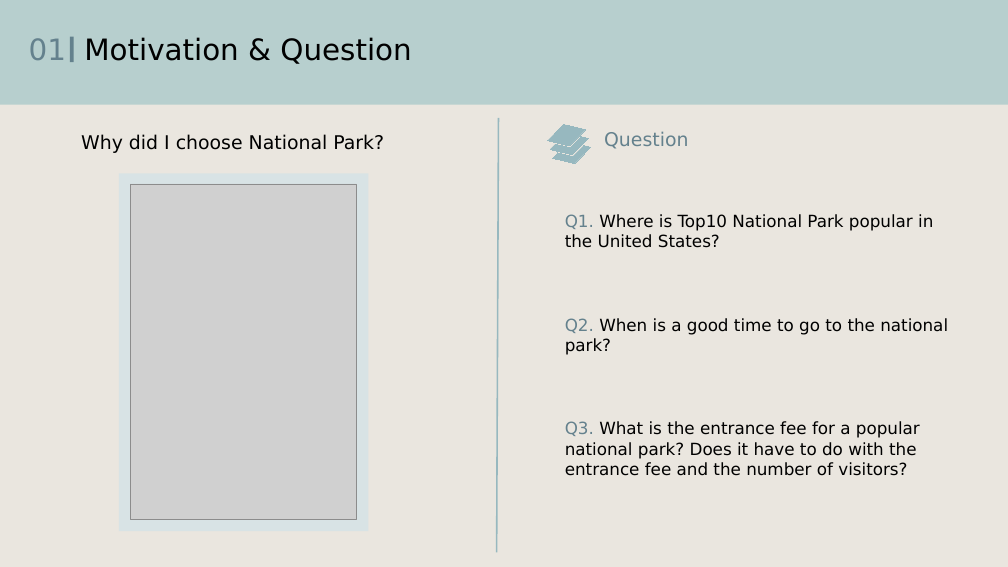
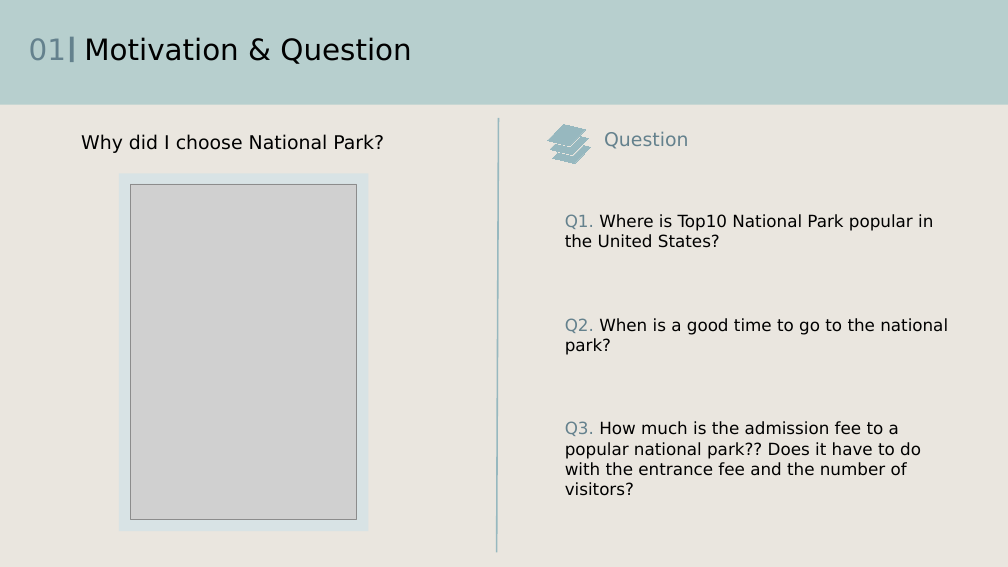
Before and after one commit to hayley01145553/WebScrapingProject, a slide deck: slide 3 of Web Scraping Project.pptx. Drawn at 1008x567 pixels with LibreOffice and Linux fonts; fonts in the diff are those of the drawing; grey boxes stand for pictures. Boxes give left, top, right and bottom in pixels: in the first picture for what was removed or moved away, otherwise in the second. Text is boxed around its words. In the diff, an @@ line names an element or a change of style, - is before the commit and + after.

```diff
--- a/Web Scraping Project.pptx
+++ b/Web Scraping Project.pptx
@@ text at [565, 421, 921, 496]: text changed @@
-Q3. What is the entrance fee for a popular national park? Does it have to do with the entrance fee and the number of visitors?
+Q3. How much is the admission fee to a popular national park?? Does it have to do with the entrance fee and the number of visitors?
```
Also in this commit, not shown: 1 other slide changed.
